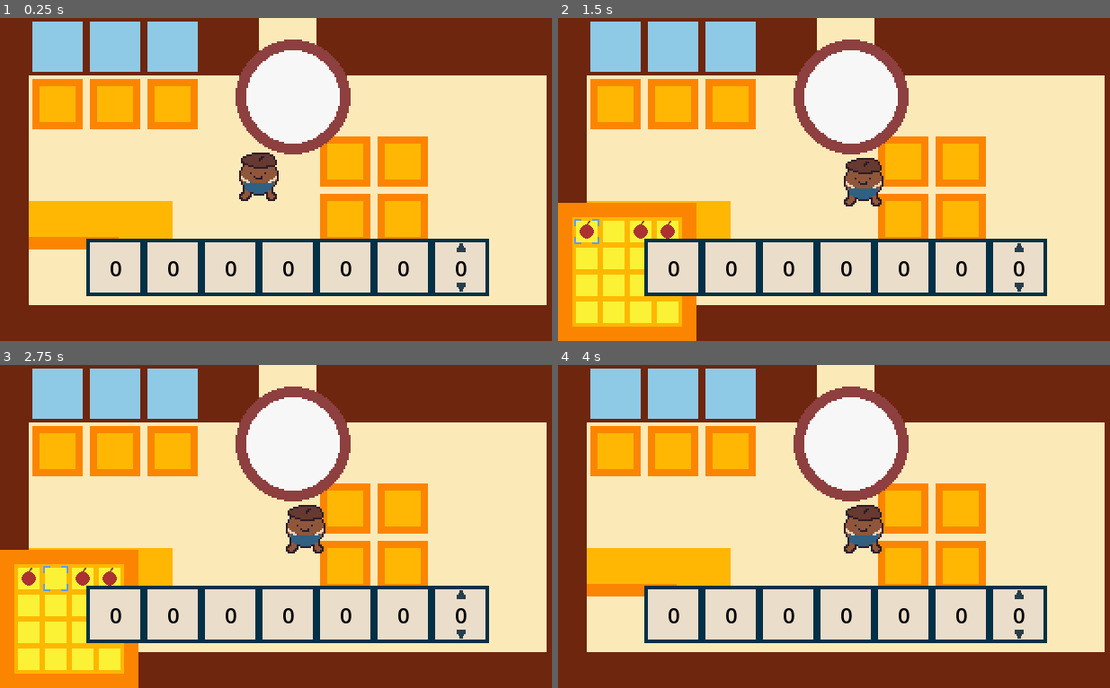
Above: before the commit, frames 1-4 (two rows, left to right).
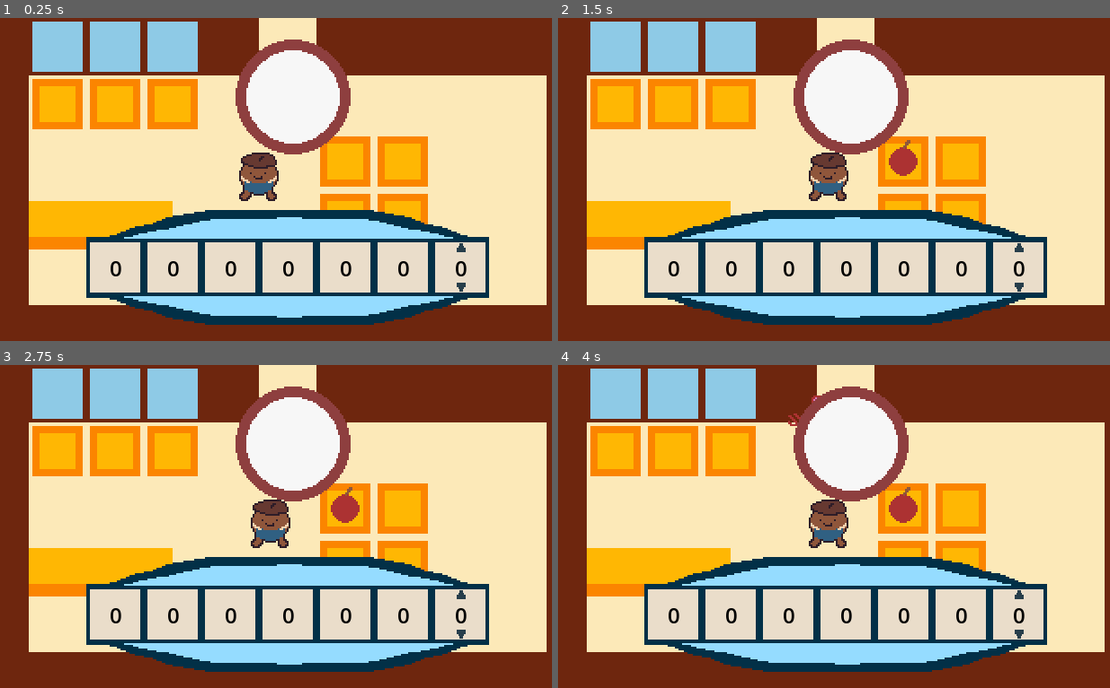
Above: after the commit, the same moments.

Repository: MatthewMa929/The-Devil-s-Shopkeeper
Game: Godot game, scene res://Game/main.tscn
Two runs of this game, one before a commit and one after it. Both use one fixed random seed, a clock stepped at 60 frames per second and the inputs below.
Inputs:
- Up to frame 1 (0.25 s): no input
- Up to frame 2 (1.5 s): tap Enter at 0.5 s; hold D (Right) 0.53-1.28 s; tap Space (Continue) at 0.6, 1.25 s; hold S (Down) from 1.28 s (still down); tap P (Change State) at 1.35 s
- Up to frame 3 (2.75 s): tap Space (Continue) at 1.55, 2, 2.1 s; release S (Down) at 2.03 s; hold D (Right) from 2.03 s (still down)
- Up to frame 4 (4 s): tap Space (Continue) at 2.75, 2.85, 3.5, 3.8 s; release D (Right) at 2.78 s; hold W (Up) 2.78-3.53 s; hold A (Left) from 3.53 s (still down); tap P (Change State) at 3.6 s

The runs differ from the first frame. In frame 1, 9.1% of the frame differs, in the area x 15-89%, y 59-95%; in frame 2, 20%; in frame 3, 20%, in the area x 0-89%, y 37-100%; in frame 4, 11%.

Commit message:
Changing selling system

Diff:
--- a/Game/NegotiateScreen.gd
+++ b/Game/NegotiateScreen.gd
@@ -11,6 +11,7 @@
 @onready var digit_ptr = 0
 
 var gap = 32
+var sell_queue = []
 
 func _ready():
 	for i in range(Global.max_digits):
@@ -80,6 +81,10 @@
 
 func display_item(item):
 	displayed_item.texture = item.texture
+	#DISPLAY OFFERED PRICE
+
+func negotiation(item): #STATE ALRDY SET TO NEGOTIATE, BASE IS YOU OFFER PRICE, NEXT GUY OFFERS PRICE
+	display_item(item)
 
 func _on_shop_inventory_display_item(item):
-	display_item(item)
+	sell_queue.append(item)
--- a/Game/global.gd
+++ b/Game/global.gd
@@ -4,6 +4,7 @@
 @onready var state_arr = ["MOVE", "INVENTORY", "BUY", "SELL", "NEGOTIATE"]
 @onready var max_price = 100000
 @onready var max_digits = 6
+@onready var reputation = 20
 @onready var state = "MOVE"
 
 var empty = null
--- a/Game/main.gd
+++ b/Game/main.gd
@@ -2,6 +2,10 @@
 
 #Customer enters, looks at stock, decides to buy or leave, if buy, will stand at item with exclamation mark. Player needs to walk to them and negotiate price.
 #Negotiation: If player does not give a suitable price within 2 tries, the buyer will leave. Even if the price is suitable, buyer may haggle anyways.
+
+#Hierarchy:
+#ActionManager:
+#Shop Inventory: Stand and Inventory, deals with item distribution
 
 @onready var map_manager = $MapManager
 @onready var action_manager = $ActionManager
--- a/Game/main.tscn
+++ b/Game/main.tscn
@@ -7,6 +7,7 @@
 [ext_resource type="PackedScene" uid="uid://bp0f7d383gpyy" path="res://Audio/audio_manager.tscn" id="2_qgc0n"]
 [ext_resource type="PackedScene" uid="uid://vdva3l6py1bc" path="res://Game/ui.tscn" id="3_s5qw3"]
 [ext_resource type="Resource" uid="uid://cf6iosya80g00" path="res://Items/Empty.tres" id="5_y8k8q"]
+[ext_resource type="Texture2D" uid="uid://dmnt7eqlibvhm" path="res://Sprites/NegotiateBanner.png" id="8_ckul0"]
 
 [node name="Main" type="Node"]
 script = ExtResource("1_3wfpr")
@@ -26,7 +27,7 @@
 
 [node name="CollisionPolygon2D" type="CollisionPolygon2D" parent="Background/BackgroundCollision"]
 position = Vector2(16, 16)
-polygon = PackedVector2Array(-16, -16, 304, -16, 304, 16, 0, 16, 0, 86, 80, 86, 80, 104, 80, 122, 50, 122, 50, 106, 0, 106, 0, 144, 288, 144, 288, 16, 304, 16, 304, 163, -16, 164, -16, 106)
+polygon = PackedVector2Array(-16, -16, 304, -16, 304, 16, 0, 16, 0, 86, 80, 86, 80, 104, 80, 122, 50, 122, 50, 112, 1, 112, 0, 144, 288, 144, 288, 16, 304, 16, 304, 163, -16, 164, -16, 106)
 
 [node name="ActionManager" parent="." instance=ExtResource("2_2dwvk")]
 
@@ -34,7 +35,6 @@
 y_sort_enabled = true
 
 [node name="ShopStand" parent="ActionManager/ShopInventory" index="0"]
-visible = false
 position = Vector2(-2, -2)
 
 [node name="InventorySlot" parent="ActionManager/ShopInventory" index="1"]
@@ -54,11 +54,15 @@
 
 [node name="AudioManager" parent="." instance=ExtResource("2_qgc0n")]
 
+[node name="NegotiateBanner" type="Sprite2D" parent="."]
+position = Vector2(160, 139)
+texture = ExtResource("8_ckul0")
+
 [connection signal="set_up_done" from="MapManager" to="ActionManager/ShopInventory" method="_on_map_manager_set_up_done"]
 [connection signal="set_up_done" from="MapManager" to="ActionManager/NPCManager" method="_on_map_manager_set_up_done"]
 [connection signal="display_item" from="ActionManager/ShopInventory" to="UI/NegotiateScreen" method="_on_shop_inventory_display_item"]
 [connection signal="place_item" from="ActionManager/Player" to="ActionManager/ShopInventory" method="_on_player_place_item"]
-[connection signal="request_items" from="ActionManager/NPCManager/NPC" to="ActionManager/ShopInventory" method="_on_npc_request_items"]
+[connection signal="request_items" from="ActionManager/NPCManager" to="ActionManager/ShopInventory" method="_on_npc_manager_request_items"]
 
 [editable path="MapManager"]
 [editable path="ActionManager"]
--- a/Game/map_manager.gd
+++ b/Game/map_manager.gd
@@ -1,6 +1,7 @@
 extends Node2D
 
 @onready var tilemap = $TileMap
+@onready var player = $"../ActionManager/Player"
 @onready var cell_size = 32
 @onready var offset = Vector2(-16, 0)
 @onready var offset_i = Vector2i(-16, 0)
@@ -8,6 +9,13 @@
 @onready var stand_pos_arr = []
 
 signal set_up_done(pos_arr, floor_arr)
+
+func _physics_process(delta):
+	if Input.is_action_just_pressed("Continue") && Global.state == "BUY":
+		print(tilemap.get_cell_atlas_coords(0, Vector2i(player.position.x/cell_size, player.position.y/cell_size)))
+	if tilemap.get_cell_atlas_coords(0, Vector2i(player.position.x/cell_size, player.position.y/cell_size)) == Vector2i(1, 1) && Input.is_action_just_pressed("Continue") && Global.state == "BUY":
+		Global.state = "SELL"
+		print("SELL SPACE")
 
 func set_up_shop(): #Need to offset by 16 due to tilemap setup
 	for i in range(11):
--- a/Game/shop_inventory.gd
+++ b/Game/shop_inventory.gd
@@ -122,6 +122,16 @@
 			diff_lst.append(item1)
 	return [same_lst, diff_lst]
 
+func random_item_lst(): #Probability: Stand items, Cost to reputation
+	var lst = get_item_resouce_arr(resource_preloader.get_resource_list())
+	var new_item_lst = []
+	for i in range(4):
+		var type = "Food" #CHANGE
+		var rand = rng.randi_range(0, lst.size()-1)
+		new_item_lst.append(lst[rand])
+	print(new_item_lst, self)
+	return new_item_lst
+
 func _on_map_manager_set_up_done(pos_arr, floor_arr):
 	stand_pos_arr = pos_arr
 
@@ -129,9 +139,10 @@
 	Global.state = "INVENTORY"
 	selected_stand = collided
 
-func _on_npc_request_items(customer):
-	customer.shopping_list = get_item_resouce_arr(resource_preloader.get_resource_list()) #NEEDS CHANGING
+func _on_npc_manager_request_items(customer):
+	customer.shopping_list = random_item_lst() #NEEDS CHANGING
 	var same_lst = cmp_item_arrs(customer.shopping_list, get_item_resouce_arr(get_stand_items()))[0]
 	if same_lst.size() > 0:
 		var rand_ind = rng.randi_range(0, same_lst.size()-1)
 		emit_signal("display_item", same_lst[rand_ind])
+		print(same_lst)
--- a/Game/shop_inventory.tscn
+++ b/Game/shop_inventory.tscn
@@ -9,9 +9,10 @@
 
 [node name="ShopInventory" type="Node2D"]
 script = ExtResource("1_wqa1j")
-item_arr = Array[Resource("res://Items/ItemScript/Item.gd")]([ExtResource("2_jse4l"), ExtResource("5_ujom3"), ExtResource("2_jse4l"), ExtResource("2_jse4l")])
+item_arr = Array[Resource("res://Items/ItemScript/Item.gd")]([ExtResource("2_jse4l"), ExtResource("5_ujom3"), ExtResource("4_dawd7"), ExtResource("2_jse4l")])
 
 [node name="ShopStand" parent="." instance=ExtResource("3_1v2nc")]
+visible = false
 
 [node name="InventorySlot" parent="." instance=ExtResource("4_03sax")]
 visible = false
--- a/NPCs/NPC.gd
+++ b/NPCs/NPC.gd
@@ -14,13 +14,13 @@
 
 var state = ENTER
 
-signal request_items(customer)
+#signal request_items(customer)
 
 func _physics_process(delta):
 	sprite.texture = npc_res.texture
 	if state == ENTER:
 		assigned_stand = get_random_stand()
-		emit_signal("request_items", npc_res)
+		#emit_signal("request_items", npc_res)
 		state = STOP
 	if state == WANDER:
 		pass
--- a/NPCs/npc_manager.gd
+++ b/NPCs/npc_manager.gd
@@ -11,6 +11,8 @@
 var spawn_pos = Vector2(144, 32) #-32
 var walkable_arr = []
 var stand_pos_arr = []
+
+signal request_items(customer)
 
 func _process(delta):
 	if Global.state == "SELL":
@@ -30,6 +32,7 @@
 	customer_arr.append(new_npc)
 	print(new_npc)
 	add_child(new_npc)
+	emit_signal("request_items", new_npc.npc_res)
 
 func _on_map_manager_set_up_done(pos_arr, floor_arr):
 	pass
--- a/Player/player.gd
+++ b/Player/player.gd
@@ -4,12 +4,23 @@
 @export var speed = 80
 
 @onready var raycast = $RayCast2D
+@onready var line = $Line2D
+@onready var animation_player = $AnimationPlayer
 
 signal place_item(collided)
 
 func get_input():
 	var input_direction = Input.get_vector("Left", "Right", "Up", "Down")
 	velocity = input_direction * speed
+	if Input.is_action_just_pressed("Left"):
+		raycast.rotation = deg_to_rad(90)
+	if Input.is_action_just_pressed("Right"):
+		raycast.rotation = deg_to_rad(270)
+	if Input.is_action_just_pressed("Up"):
+		raycast.rotation = deg_to_rad(180)
+	if Input.is_action_just_pressed("Down"):
+		raycast.rotation = 0
+	line.rotation = raycast.rotation
 
 func inputs(delta):
 	get_input()
--- a/Player/player.tscn
+++ b/Player/player.tscn
@@ -16,10 +16,40 @@
 tracks/0/interp = 1
 tracks/0/loop_wrap = true
 tracks/0/keys = {
-"times": PackedFloat32Array(),
-"transitions": PackedFloat32Array(),
+"times": PackedFloat32Array(0),
+"transitions": PackedFloat32Array(1),
 "update": 0,
-"values": []
+"values": [3.14159]
+}
+
+[sub_resource type="Animation" id="Animation_l8vs8"]
+resource_name = "Left"
+tracks/0/type = "value"
+tracks/0/imported = false
+tracks/0/enabled = true
+tracks/0/path = NodePath("RayCast2D:rotation")
+tracks/0/interp = 1
+tracks/0/loop_wrap = true
+tracks/0/keys = {
+"times": PackedFloat32Array(0),
+"transitions": PackedFloat32Array(1),
+"update": 0,
+"values": [1.5708]
+}
+
+[sub_resource type="Animation" id="Animation_amay7"]
+resource_name = "Right"
+tracks/0/type = "value"
+tracks/0/imported = false
+tracks/0/enabled = true
+tracks/0/path = NodePath("RayCast2D:rotation")
+tracks/0/interp = 1
+tracks/0/loop_wrap = true
+tracks/0/keys = {
+"times": PackedFloat32Array(0),
+"transitions": PackedFloat32Array(1),
+"update": 0,
+"values": [4.71239]
 }
 
 [sub_resource type="Animation" id="Animation_ir847"]
@@ -31,15 +61,17 @@
 tracks/0/interp = 1
 tracks/0/loop_wrap = true
 tracks/0/keys = {
-"times": PackedFloat32Array(0.5),
+"times": PackedFloat32Array(0),
 "transitions": PackedFloat32Array(1),
 "update": 0,
-"values": [1.5708]
+"values": [0.0]
 }
 
 [sub_resource type="AnimationLibrary" id="AnimationLibrary_6ffs6"]
 _data = {
 "Down": SubResource("Animation_nqsr1"),
+"Left": SubResource("Animation_l8vs8"),
+"Right": SubResource("Animation_amay7"),
 "Up": SubResource("Animation_ir847")
 }
 
@@ -57,9 +89,14 @@
 shape = SubResource("CapsuleShape2D_bxt6s")
 
 [node name="RayCast2D" type="RayCast2D" parent="."]
-target_position = Vector2(0, 30)
+target_position = Vector2(0, 32)
 
 [node name="AnimationPlayer" type="AnimationPlayer" parent="."]
 libraries = {
 "": SubResource("AnimationLibrary_6ffs6")
 }
+
+[node name="Line2D" type="Line2D" parent="."]
+visible = false
+points = PackedVector2Array(0, 0, 0, 30)
+width = 2.0
Not shown: 1 places in Game/main.tscn that only renumber resources
Not shown: 1 places in Player/player.tscn that only renumber resources
Binary file added: Sprites/NegotiateBanner.png
Not shown, added: Sprites/NegotiateBanner.png.import
